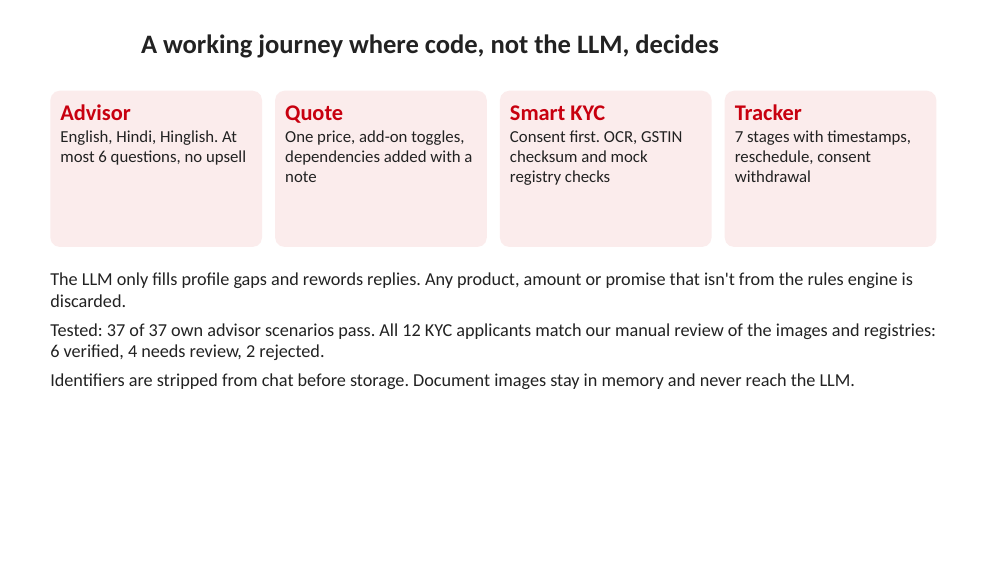
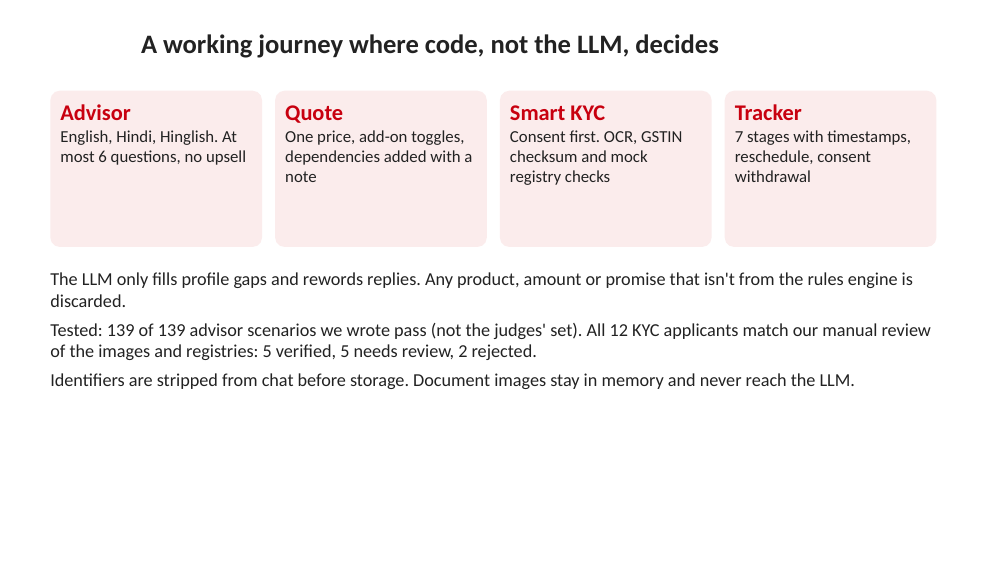
Before and after one commit to adityamalik24/udyam-digital, a slide deck: slide 6 of docs/Udyam_Digital_Business_Case.pptx. Drawn at 1008x567 pixels with LibreOffice and Linux fonts; fonts in the diff are those of the drawing; background and template pictures are left out. Boxes give left, top, right and bottom in pixels: in the first picture for what was removed or moved away, otherwise in the second. Text is boxed around its words. In the diff, an @@ line names an element or a change of style, - is before the commit and + after.

```diff
--- a/docs/Udyam_Digital_Business_Case.pptx
+++ b/docs/Udyam_Digital_Business_Case.pptx
@@ text at (x1=50, y1=323, x2=931, y2=360): text changed @@
-Tested: 37 of 37 own advisor scenarios pass. All 12 KYC applicants match our manual review of the images and registries: 6 verified, 4 needs review, 2 rejected.
+Tested: 139 of 139 advisor scenarios we wrote pass (not the judges' set). All 12 KYC applicants match our manual review of the images and registries: 5 verified, 5 needs review, 2 rejected.
```
Also in this commit, not shown: 1 other slide changed, 19 other files.
